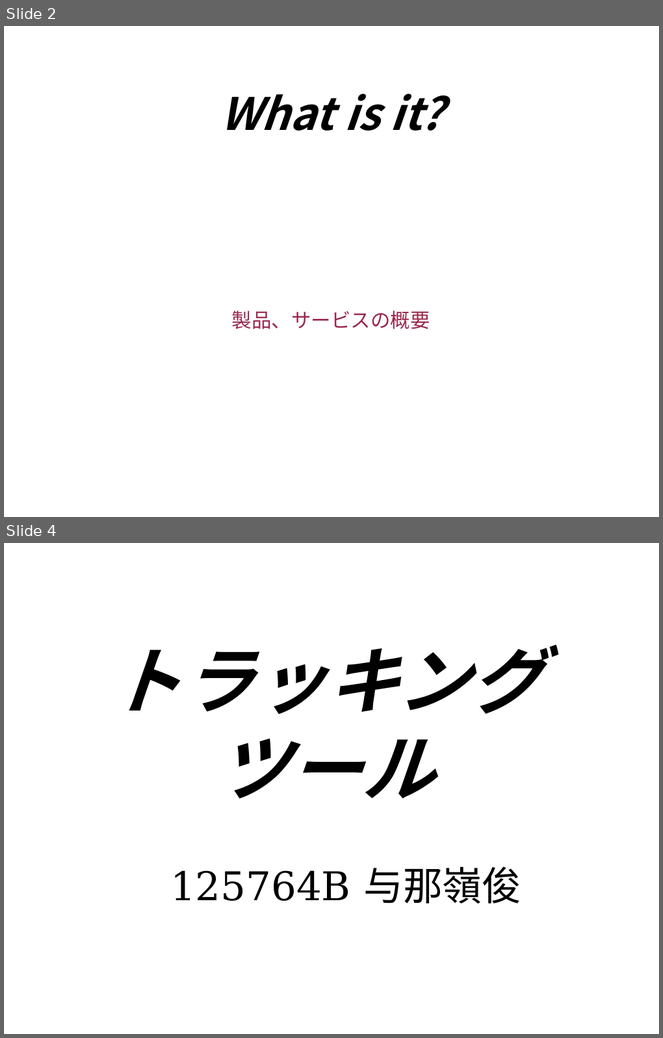
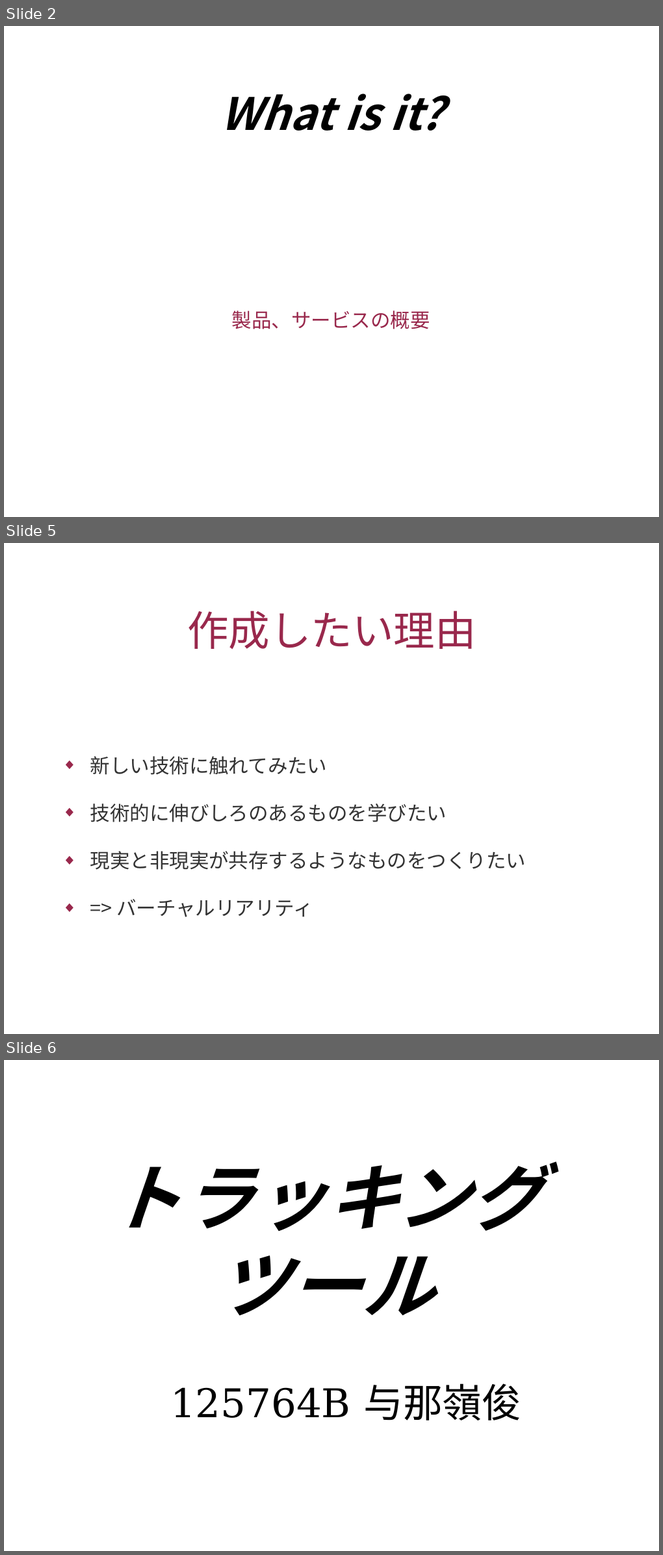
Before and after one commit to e125719/Pro3_5, a slide deck: app.odp. Shown one above the other, each under a label of ours: slides 2 and 4 before the commit, slides 2, 5 and 6 after it; the slides between them are not shown. The pictures are 663x1038 and 663x1555 pixels, drawn with LibreOffice and Linux fonts; fonts in the diff are those of the drawing; background and template pictures are left out. Boxes give left, top, right and bottom in pixels: in the first picture for what was removed or moved away, otherwise in the second. Text is boxed around its words. In the diff, an @@ line names an element or a change of style, - is before the commit and + after.

```diff
--- a/app.odp
+++ b/app.odp
@@ slide 5 added at (x1=4, y1=543, x2=659, y2=1034), background picture (left out) @@
@@ title added at (x1=187, y1=611, x2=476, y2=650), 50 pt, text #99284C @@
+作成したい理由
@@ text added at (x1=90, y1=756, x2=527, y2=917), 24 pt, text #333333 @@
+◆ 新しい技術に触れてみたい
+◆ 技術的に伸びしろのあるものを学びたい
+◆ 現実と非現実が共存するようなものをつくりたい
+◆ => バーチャルリアリティ
@@ what was slide 4 is now slide 6 @@
```
Also in this commit, not shown: 1 slide changed, 1 other slide added, 1 other file.
